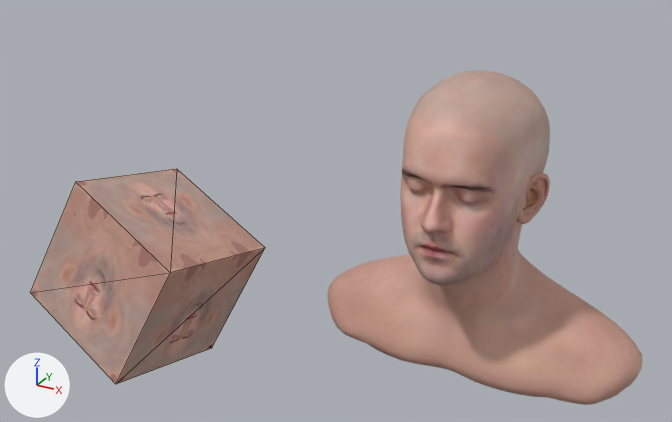
The COLLADA model resources/scenes/dae/head.dae as it was, and as the next commit left it.
Both versions are drawn from a 50 mm camera at (2.55, -7.44, 4.78) aimed at (-0.64, -1.64, 1.88). The lights are fixed; the arrows at lower left show +X, +Y and +Z. Mesh edges are drawn as thin lines on the coarser meshes. Where no turn or scale is listed for an object, it has been applied to the vertices.

In view in the first picture: 'Cube', 'Group39'.
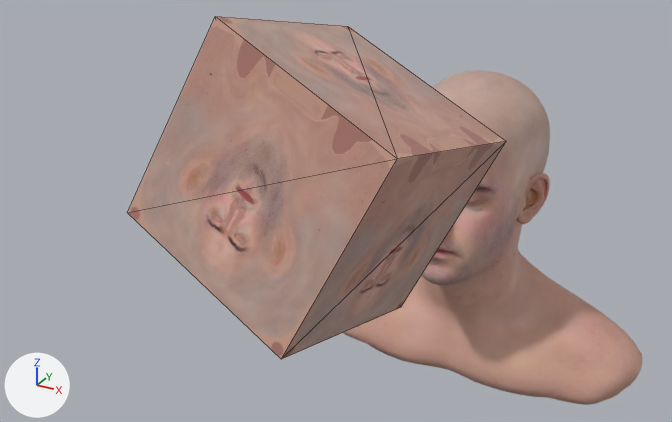
The newer file is also turned or shifted as a whole; pictures and numbers use the older file's frame.

Edits to the scene script, one JSON object a line:
```json
{"op": "set", "path": "ob_cube.location", "old": "(-2.409, -1.841, 1.015)", "new": "(0.197, -3.361, 2.918)"}
```

Boxes (x1, y1, x2, y2) around the edits, measured in the pictures (672 x 422 px):
```json
{"object": "Cube", "change": "moved", "before": [30, 169, 265, 384], "after": [128, 16, 506, 359]}
```
